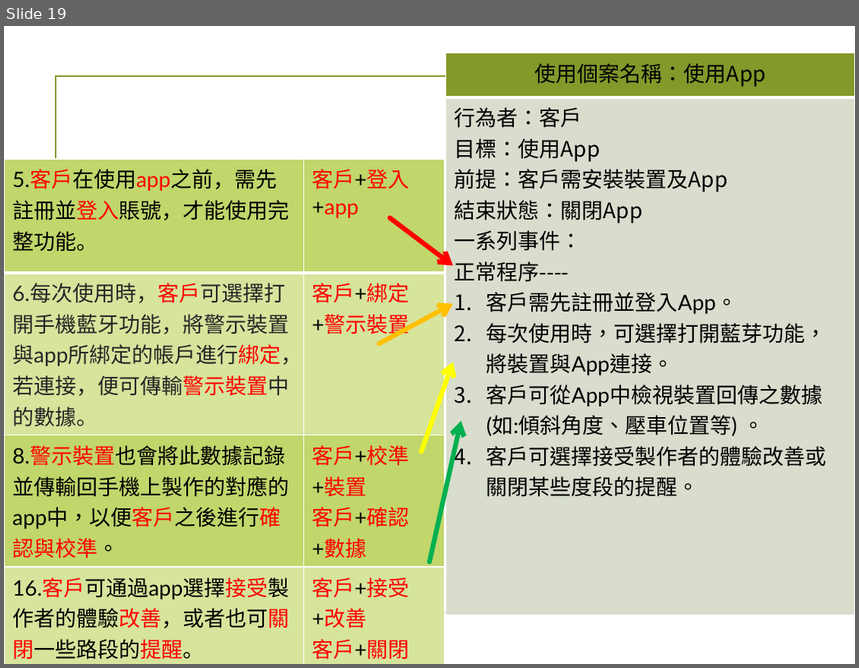
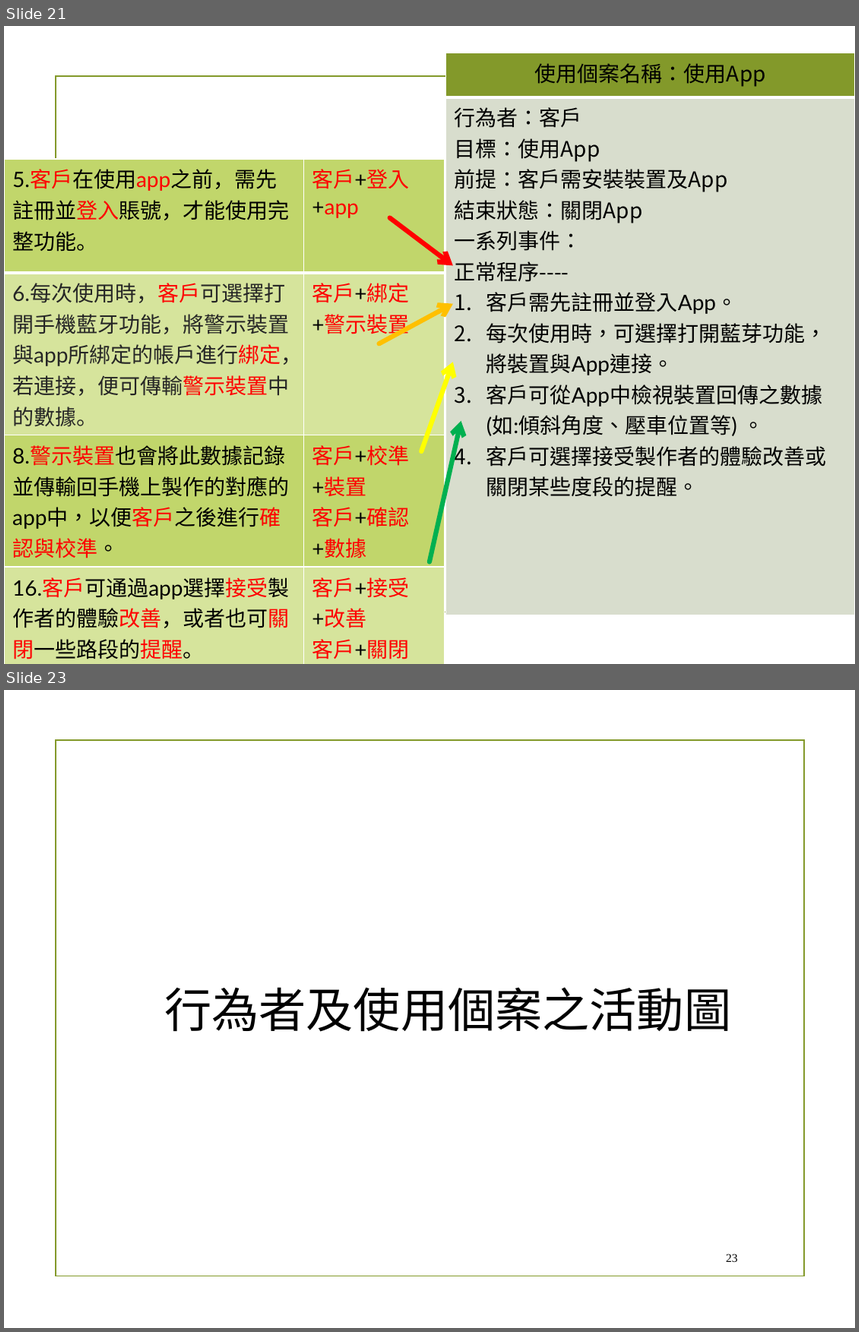
Before and after one commit to chandlerkuo/sharepee, a slide deck: 陀螺儀機車警示裝置.pptx. Shown one above the other, each under a label of ours: slide 19 before the commit, slides 21 and 23 after it; the slides between them are not shown. The pictures are 859x668 and 859x1332 pixels, drawn with LibreOffice and Linux fonts; fonts in the diff are those of the drawing; background and template pictures are left out. Boxes give left, top, right and bottom in pixels: in the first picture for what was removed or moved away, otherwise in the second. Text is boxed around its words. In the diff, an @@ line names an element or a change of style, - is before the commit and + after.

Commit message:
Update 陀螺儀機車警示裝置.pptx
加入使用個案圖

```diff
--- a/陀螺儀機車警示裝置.pptx
+++ b/陀螺儀機車警示裝置.pptx
@@ slide 23 added at (4, 690, 855, 1328), background picture (left out); not listed: 1 template element that a slide beside it also shows @@
@@ text added at (164, 987, 731, 1032), 40 pt, text #000000 @@
+行為者及使用個案之活動圖
@@ page number added at (726, 1254, 738, 1262), 10 pt, text #000000 @@
+23
@@ what was slide 19 is now slide 21 @@
```
Also in this commit, not shown: 2 slides changed, 10 other slides added.
